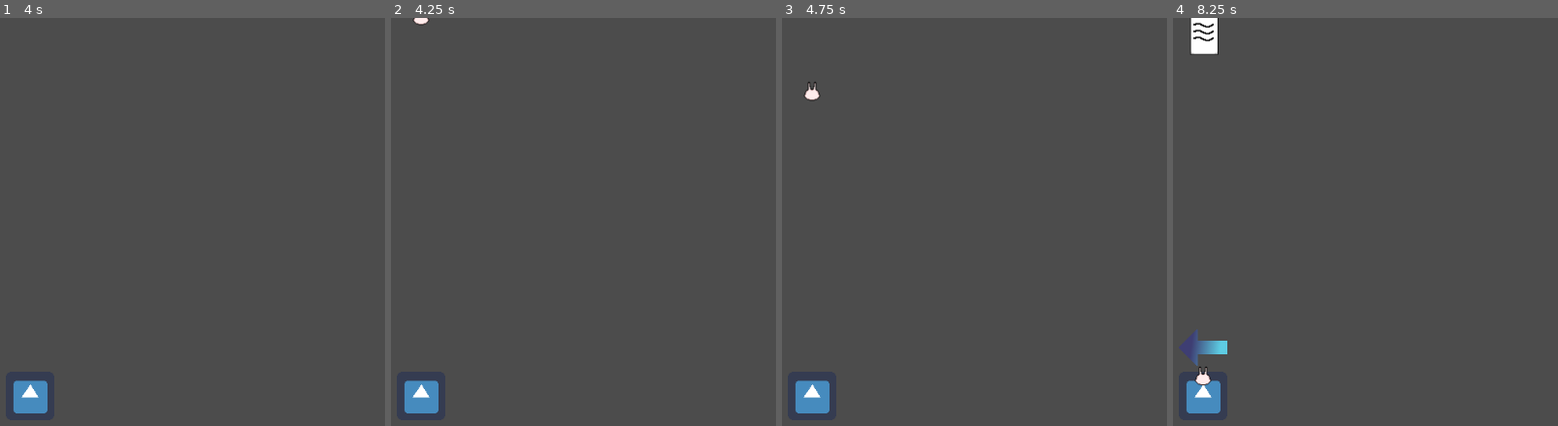
Above: before the commit, frames 1-4 (left to right).
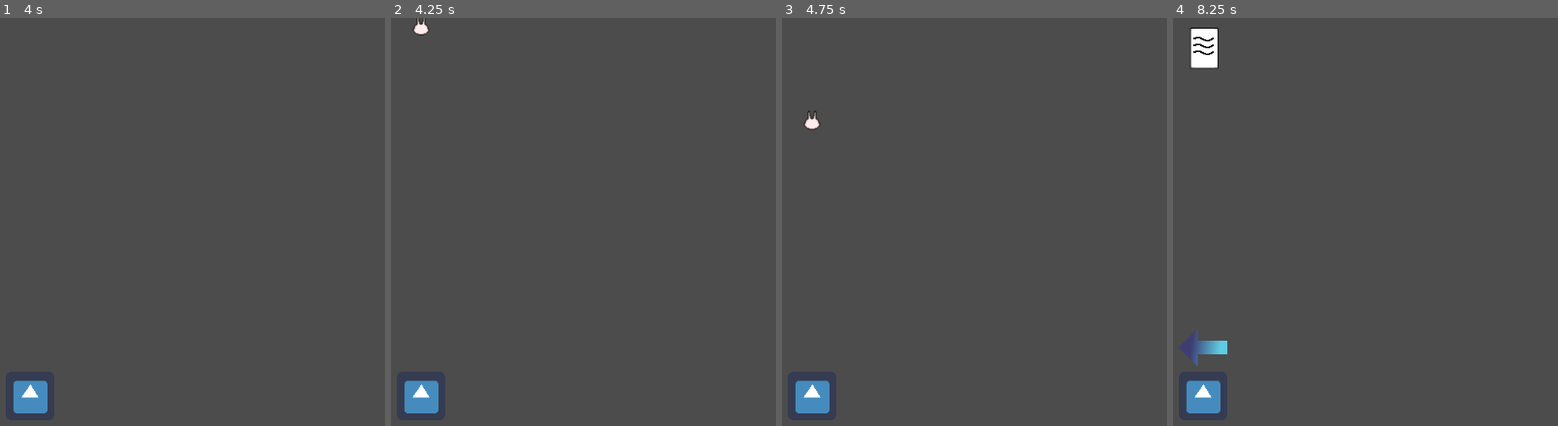
Above: after the commit, the same moments.

Repository: tpneumann/big-brain
Game: Godot game, scene res://Scenes/Main.tscn
Same seed, same stepped clock (60 frames per second), same inputs: the game is played once before the commit and once after it. The engine's default icon, where the game draws it, is replaced by a stand-in: a white triangle on a blue panel in a dark square.
Inputs:
- Up to frame 1 (4 s): tap Enter at 0.5, 2, 3.5 s; hold Right (ui_right) 0.53-1.28 s; tap Space at 1.25, 2.75 s; hold Left (ui_left) 1.28-2.03 s; hold Right (ui_right) 2.03-3.53 s; hold Left (ui_left) from 3.53 s (still down)
- Up to frame 2 (4.25 s): keep holding Left (ui_left)
- Up to frame 3 (4.75 s): keep holding Left (ui_left); tap Space at 4.25 s
- Up to frame 4 (8.25 s): release Left (ui_left) at 5.78 s; hold Right (ui_right) 5.78-8.03 s; hold Left (ui_left) from 8.03 s (still down)

Frame 1 is identical in both runs. In frame 2, 0.1% of the frame differs, in the area x 5-10%, y 0-5%; in frame 3, 0.2%; in frame 4, 0.7%, in the area x 4-12%, y 0-91%.

Commit message:
added comments

Diff:
--- a/Clean Up Act/Scripts/Paper.gd
+++ b/Clean Up Act/Scripts/Paper.gd
@@ -3,7 +3,7 @@
 #NOTHING HERE YET
 #TODO: OVERWRITE hit_left / hit_right
 
-#inherits from TrashMover, should have access to all variables in TrashMover
+#inherits from TrashMover, has access to all variables in TrashMover
 
 func hit_left():
 	print("Paper hit left")
--- a/Clean Up Act/Scripts/Plastic.gd
+++ b/Clean Up Act/Scripts/Plastic.gd
@@ -3,7 +3,7 @@
 #NOTHING HERE YET
 #TODO: OVERWRITE hit_left / hit_right
 
-#inherits from TrashMover, should have access to all variables in TrashMover
+#inherits from TrashMover, has access to all variables in TrashMover
 
 func hit_left():
 	print("Plastic hit left")
@@ -12,6 +12,3 @@
 func hit_right():
 	print("Plastic hit right")
 	velocity = Vector2(0, newSpeed).rotated(deg2rad(270))
-
-func _process(delta):
-	print("bigTest")
--- a/Clean Up Act/Scripts/Player.gd
+++ b/Clean Up Act/Scripts/Player.gd
@@ -25,16 +25,20 @@
 
 # Called when the node enters the scene tree for the first time.
 func _ready():
+
+	#sets up timer for active frames
 	swipeActive = Timer.new()
 	swipeActive.connect("timeout",self,"_on_swipeActive_timeout")
 	add_child(swipeActive)
 	swipeActive.one_shot = true
 
+	#sets up timer for cooldown frames
 	swipeCooldown = Timer.new()
 	swipeCooldown.connect("timeout",self,"_on_swipeCooldown_timeout")
 	add_child(swipeCooldown)
 	swipeCooldown.one_shot = true
 
+	#sets position for swipe object
 	swipePosition = Vector2(global_position.x, global_position.y + swipeY)
 
 
@@ -59,22 +63,29 @@
 
 func make_swipe(hitDir):
 
+	#create swipe collider
 	swipe = hitDir.instance()
 	add_child(swipe)
 	swipe.global_position = swipePosition
 
+	#prevent swiping until cooldown is done
 	canSwipe = false;
 
+	#starts active frames timer
 	swipeActive.start(sActive)
 
 func _on_swipeActive_timeout():
 
+	#deletes swipe collider
 	swipe.queue_free()
 	remove_child(swipe)
 
+	#starts cooldown frames timer
 	swipeCooldown.start(sCooldown)
 
 func _on_swipeCooldown_timeout():
+
+	#allows for another swipe
 	canSwipe = true
 
 func update_sentance(cFood, cAir, cSentance):
--- a/Clean Up Act/Scripts/TrashSpawner.gd
+++ b/Clean Up Act/Scripts/TrashSpawner.gd
@@ -9,7 +9,7 @@
 #dropTimer is the timer, dropRate how fast the timer gets called, dropSpeed is speed of trash falling
 var dropTimer
 var dropRate = 4
-var dropSpeed = 200
+var dropSpeed = 250
 
 
 # Called when the node enters the scene tree for the first time.
